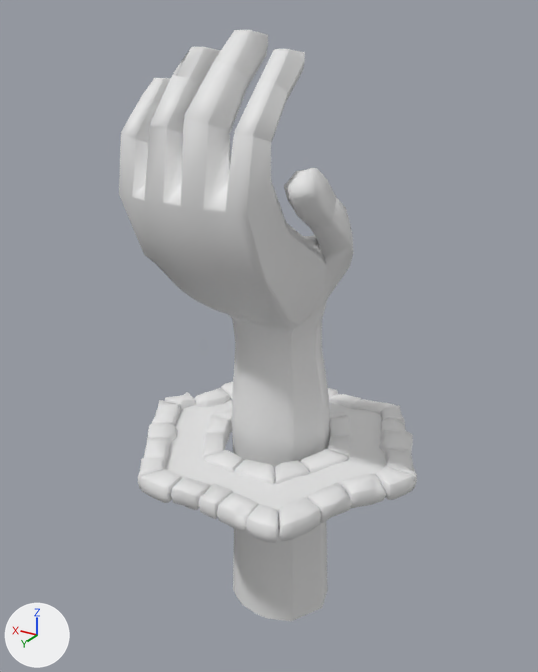
The Blender file Assets/Meshes/Dispencer.blend: old version first, new version second.
Rendered twice from a 50 mm camera at (-2.45, 4.24, 2.93) aimed at (0.12, -0.04, 0.79). Lighting does not change. The marker at lower left points along +X, +Y and +Z.
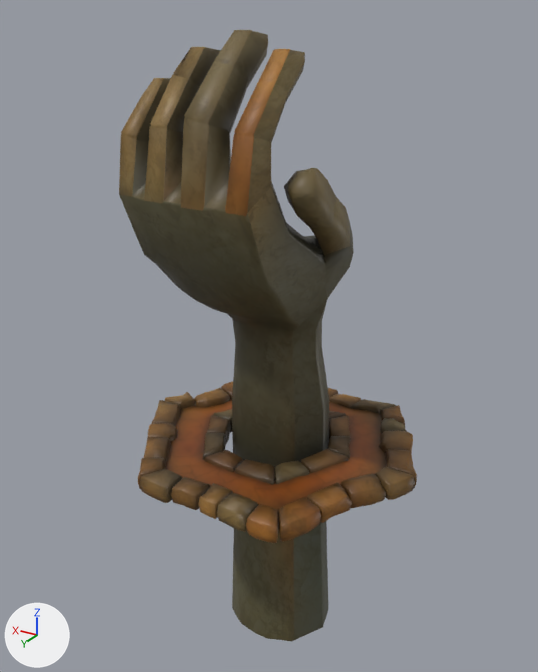
Edits to the scene script, one JSON object a line:
```json
{"op": "add", "block": "img_dispencer_diffus_png_001", "code": ["img_dispencer_diffus_png_001 = load_image('Dispencer_Diffus.png.001', 'Dispencer_Diffus.png', 1024, 1024, 'sRGB')"]}
{"op": "add", "block": "mat_dispencer_diffus_png_001", "code": ["mat_dispencer_diffus_png_001 = principled_material('Dispencer_Diffus.png.001')", "mat_dispencer_diffus_png_001.texture = img_dispencer_diffus_png_001"]}
{"block": "me_cube", "where": "# used by ob_cube; location = (0.0, 0.0, 0.0)"}
{"op": "remove", "block": "me_cube", "code": "me_cube.from_pydata(...)  # 3062 vertices, 3121 faces; spans x -1.08..1.14, y -0.95..1.0, z -1.52..2.86"}
{"op": "add", "block": "me_cube", "code": "me_cube.from_pydata(...)  # 3074 vertices, 3127 faces; spans x -1.08..1.14, y -0.95..1.0, z -1.72..2.86"}
{"block": "me_cube", "change": "me_cube part 1"}
{"block": "me_cube", "change": "3 vertices in x 0.2..0.39, y -0.37..-0.14, z -1.52 move by (0.01, -0.01, -0.2)"}
{"block": "me_cube", "change": "3 vertices in x -0.2..0.2, y 0.23..0.26, z -1.52 move by (0.0, 0.01, -0.2)"}
{"block": "me_cube", "change": "12 vertices move from x -0.38..0.36, y -0.37..0.29, z -1.52 to x -0.4..0.37, y -0.38..0.29, z -1.72"}
{"block": "me_cube", "change": "me_cube part 2: 3121 faces spanning x -1.08..1.14, y -0.95..1.0, z -1.72..2.86 switch from no material to mat_dispencer_diffus_png_001 (picture img_dispencer_diffus_png_001)"}
```

Changed parts and their boxes (x1, y1, x2, y2) in the pictures (538 x 672 px; the box of a moved part takes in the faces that stretch with it):
```json
{"object": "Cube", "change": "reshaped", "before": [119, 30, 417, 621], "after": [119, 30, 417, 641]}
{"part": 1, "of": "me_cube", "change": "moved or reshaped", "before": [233, 521, 328, 621], "after": [232, 521, 328, 641]}
{"part": 2, "of": "me_cube", "change": "recoloured", "before": [119, 30, 417, 543], "after": [119, 30, 417, 543], "on screen": "grey to brown"}
```
